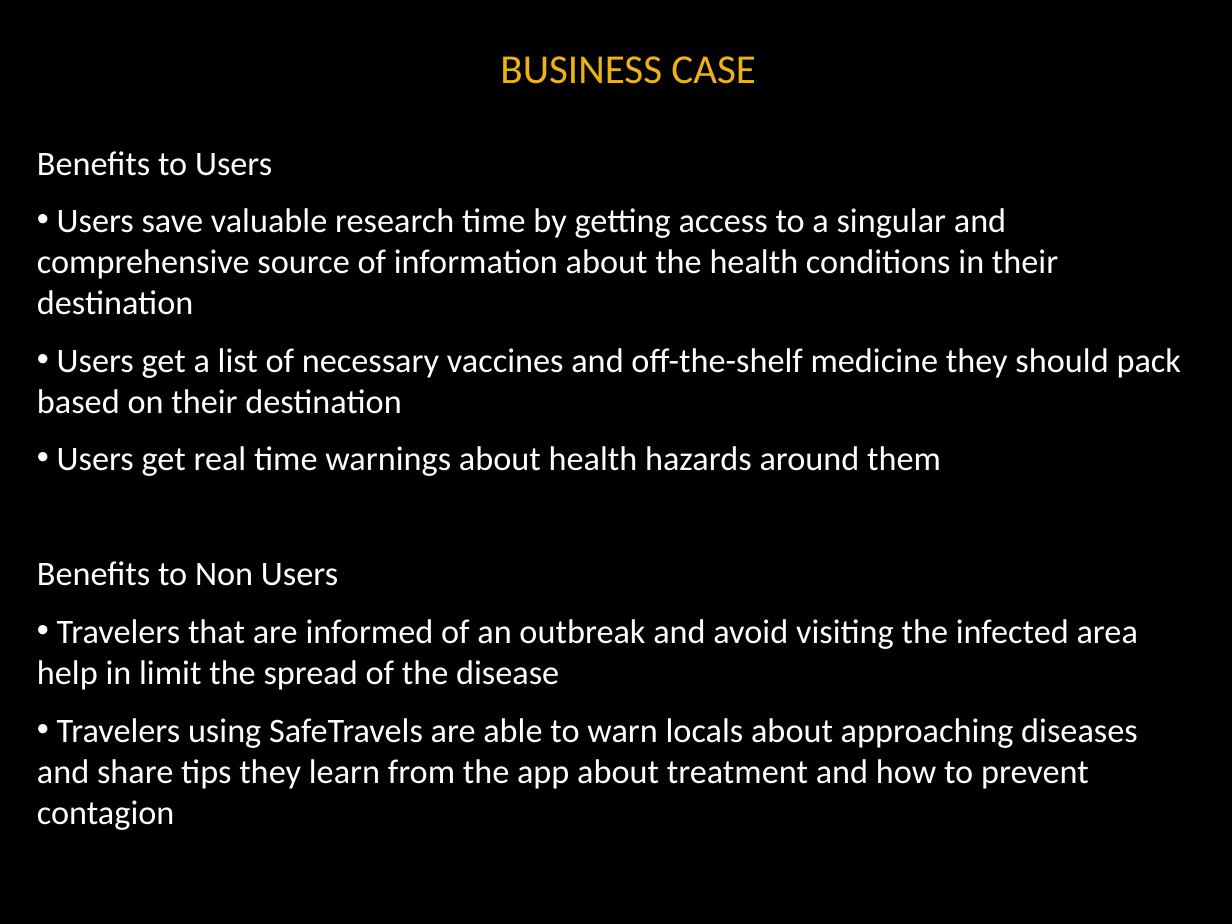
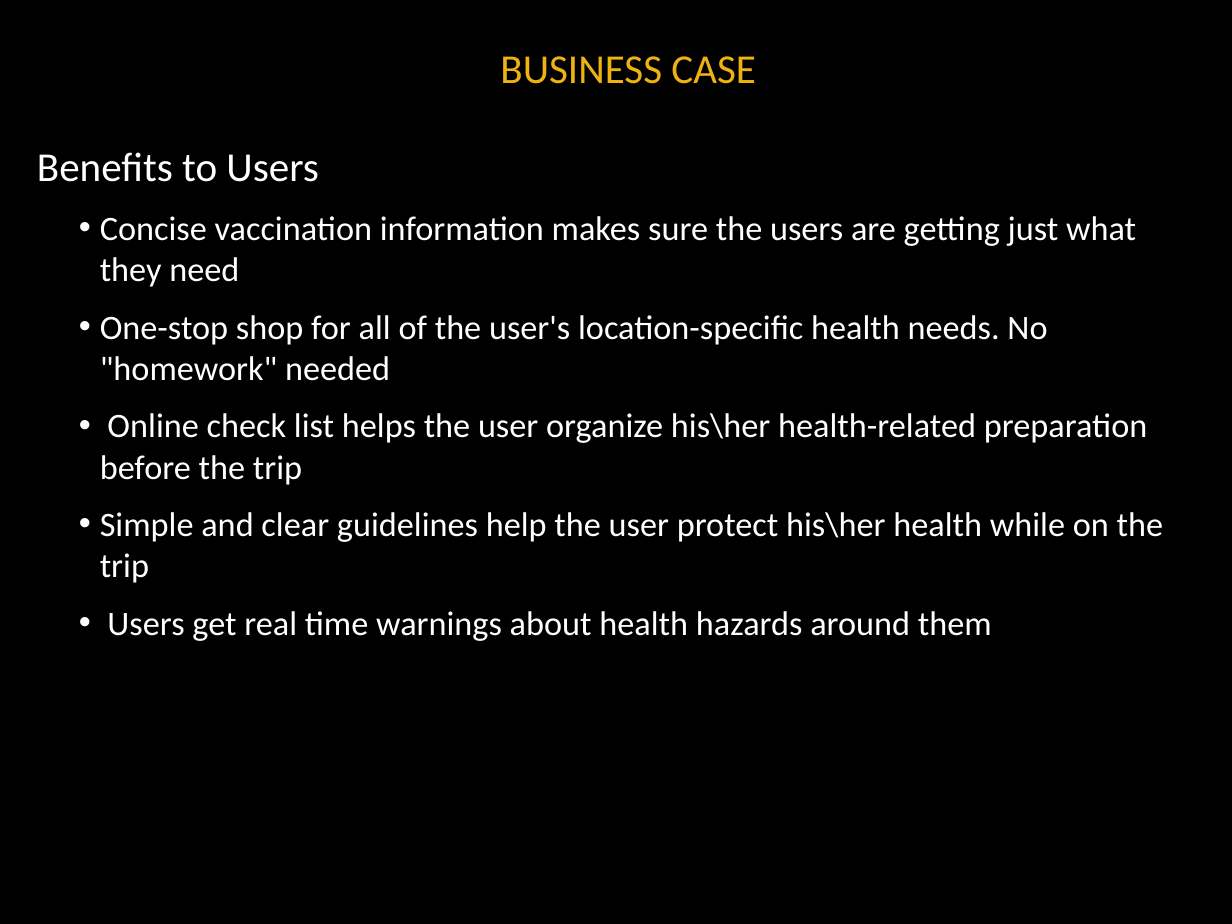
Before and after one commit to noanadler/RockStars, a slide deck: slide 13 of Deliverable1/Docs/TopicPresentation.pptx (slide 10 before the commit). Drawn at 1232x924 pixels with LibreOffice and Linux fonts; fonts in the diff are those of the drawing; background and template pictures are left out. Boxes give left, top, right and bottom in pixels: in the first picture for what was removed or moved away, otherwise in the second. Text is boxed around its words. In the diff, an @@ line names an element or a change of style, - is before the commit and + after.

```diff
--- a/Deliverable1/Docs/TopicPresentation.pptx
+++ b/Deliverable1/Docs/TopicPresentation.pptx
@@ text at <box>37,152,992,641</box>: size 20 to 24 pt in "Benefits to Users"; list level 1 to 2 in "Users get real time warnings ..." @@
@@ text at <box>100,216,1163,583</box>: text changed @@
-• Users save valuable research time by getting access to a singular and comprehensive source of information about the health conditions in their destination
-• Users get a list of necessary vaccines and off-the-shelf medicine they should pack based on their destination
+  • Concise vaccination information makes sure the users are getting just what they need
+  • One-stop shop for all of the user's location-specific health needs. No "homework" needed
+  • Online check list helps the user organize his\her health-related preparation before the trip
+  • Simple and clear guidelines help the user protect his\her health while on the trip
@@ text at <box>37,561,1138,830</box>: paragraphs removed @@
-Benefits to Non Users
-• Travelers that are informed of an outbreak and avoid visiting the infected area help in limit the spread of the disease
-• Travelers using SafeTravels are able to warn locals about approaching diseases and share tips they learn from the app about treatment and how to prevent contagion
```
Also in this commit, not shown: 9 other slides changed, 4 slides added, 1 slide removed.
